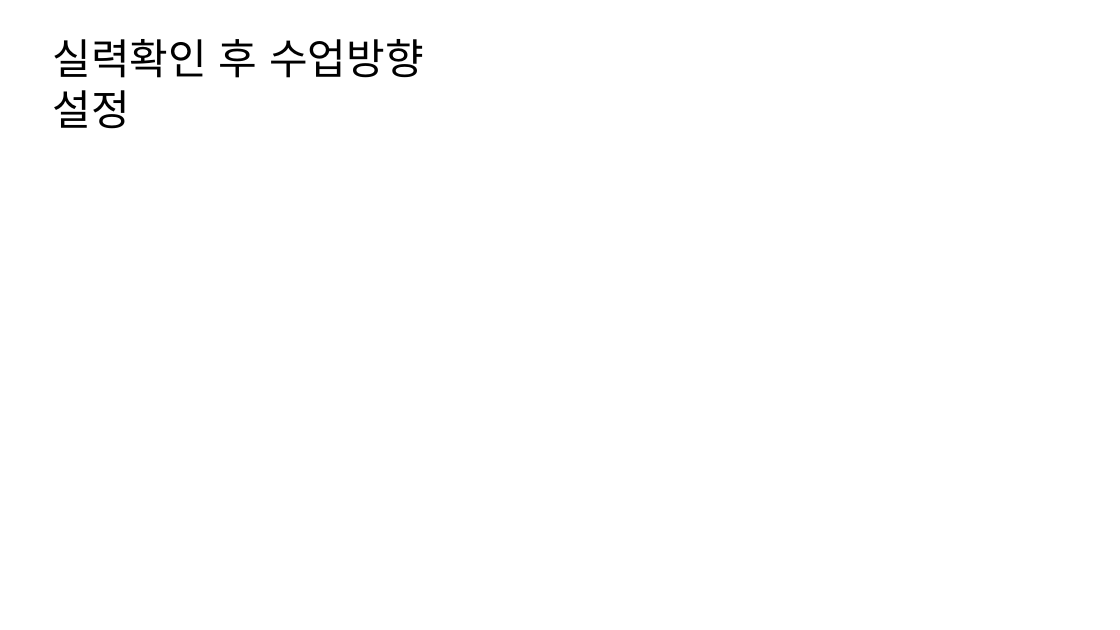
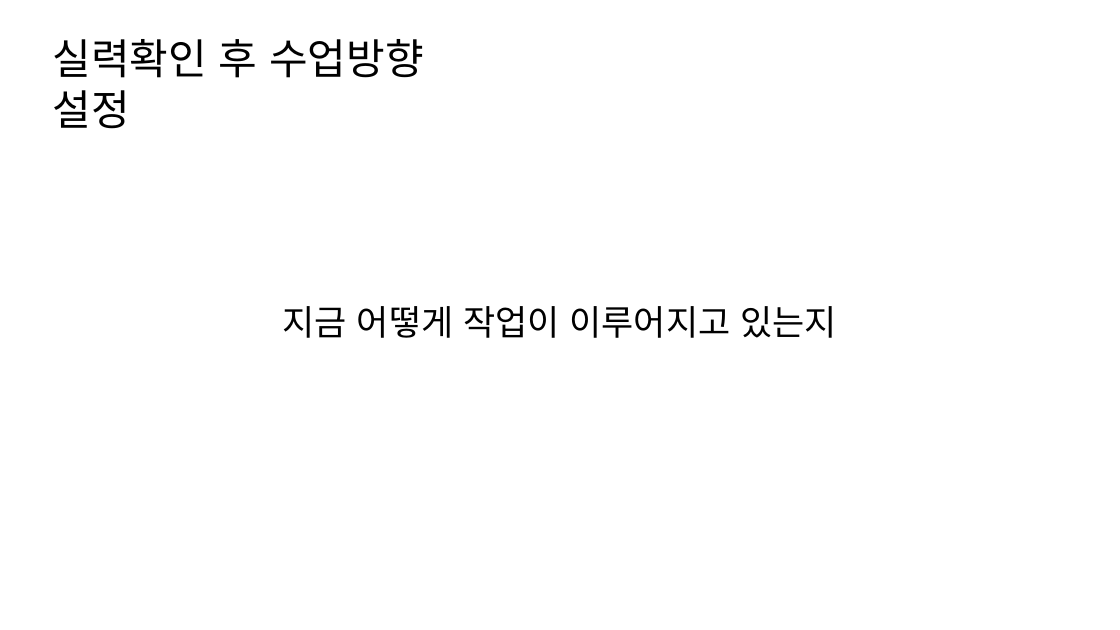
Before and after one commit to biru100/Anione_Mentoring, a slide deck: slide 8 of 1강/1강.pptx. Drawn at 1120x630 pixels with LibreOffice and Linux fonts; fonts in the diff are those of the drawing. Boxes give left, top, right and bottom in pixels: in the first picture for what was removed or moved away, otherwise in the second. Text is boxed around its words. In the diff, an @@ line names an element or a change of style, - is before the commit and + after.

```diff
--- a/1강/1강.pptx
+++ b/1강/1강.pptx
@@ text added at [283,306,837,338], 30 pt, text #000000 @@
+지금 어떻게 작업이 이루어지고 있는지
```
Also in this commit, not shown: 1 other file.
